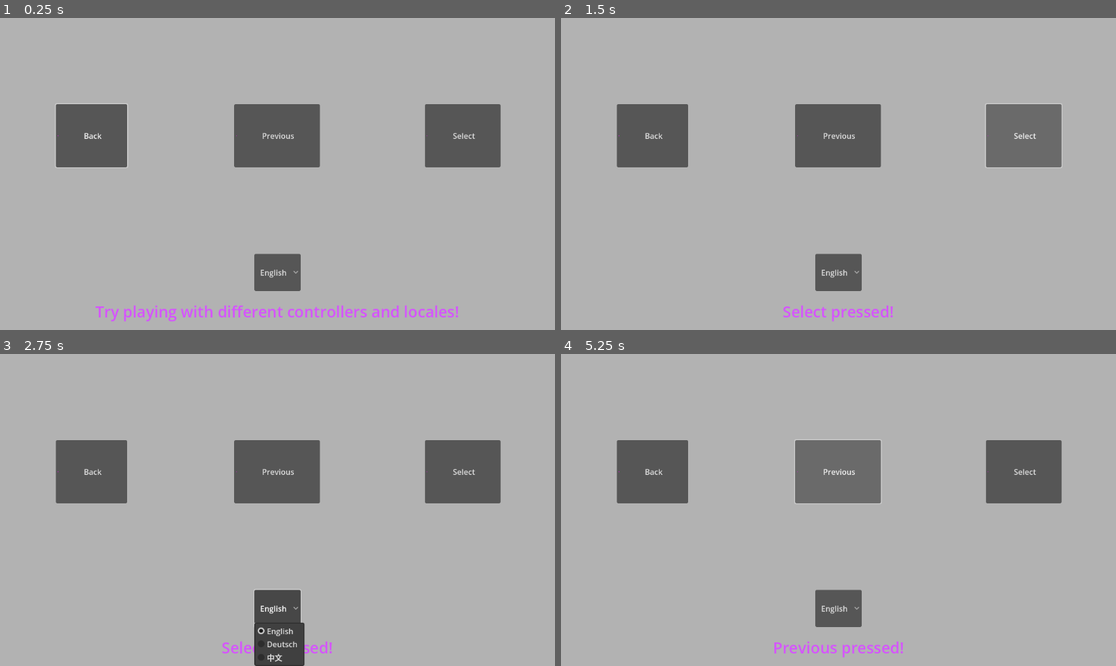
Above: before the commit, frames 1-4 (two rows, left to right).
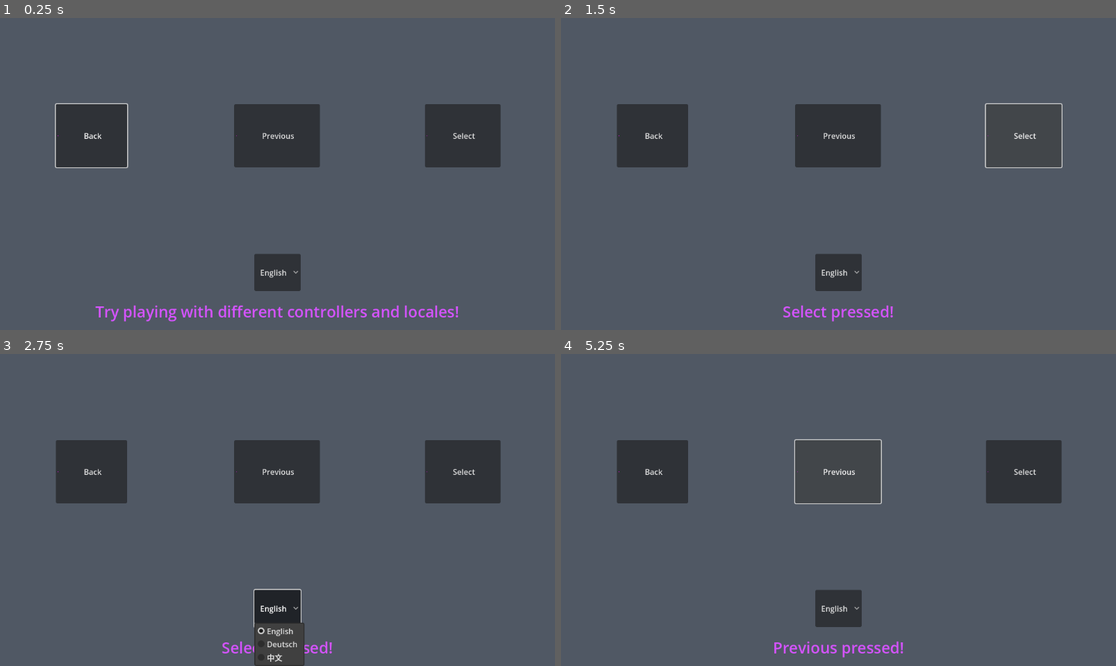
Above: after the commit, the same moments.

Repository: TechnoPorg/KeyPromptTexture
Game: Godot game, scene res://demo/demo_main.tscn
Same seed, same stepped clock (60 frames per second), same inputs: the game is played once before the commit and once after it.
Inputs:
- Up to frame 1 (0.25 s): no input
- Up to frame 2 (1.5 s): click "Previous" at 0.5 s; click "Select" at 1.25 s
- Up to frame 3 (2.75 s): click "English" at 2 s
- Up to frame 4 (5.25 s): click "Previous" at 2.75 s; click "Select" at 3.5 s; click "English" at 4.25 s; click "Previous" at 5 s

The runs differ from the first frame. In frame 1, 99% of the frame differs, in the area x 0-100%, y 0-100%; in frame 2, 100%; in frame 3, 98%; in frame 4, 99%.

Commit message:
Update background color for readability

Diff:
--- a/project.godot
+++ b/project.godot
@@ -37,4 +37,4 @@
 
 [rendering]
 
-environment/defaults/default_clear_color=Color(0.698039, 0.698039, 0.698039, 1)
+environment/defaults/default_clear_color=Color(0.313726, 0.345098, 0.392157, 1)
